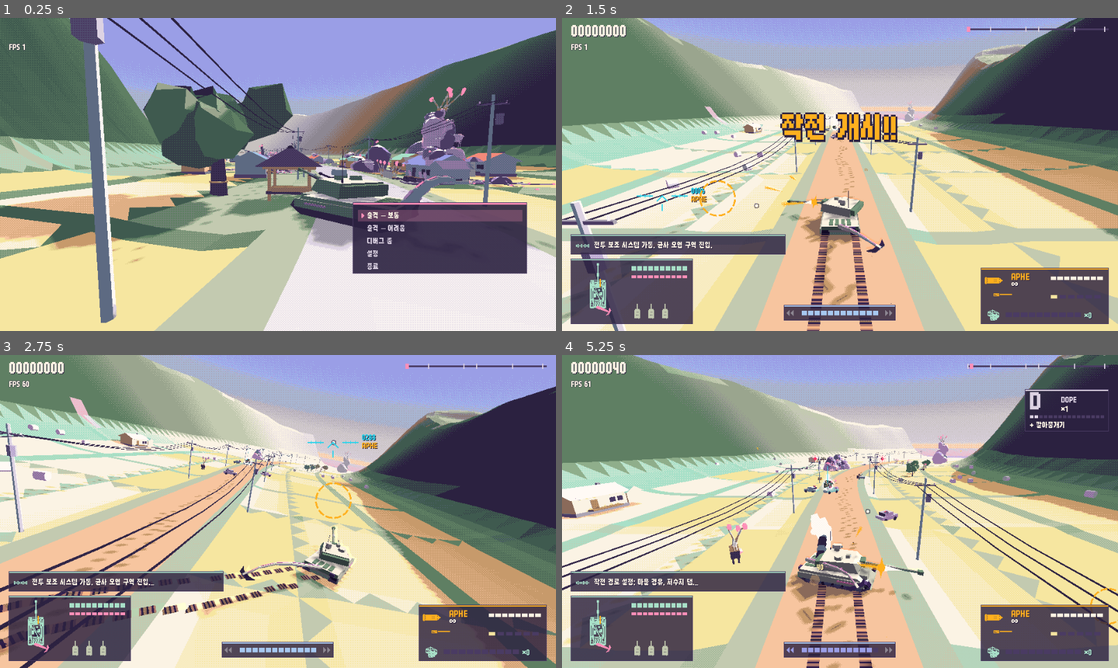
Above: before the commit, frames 1-4 (two rows, left to right).
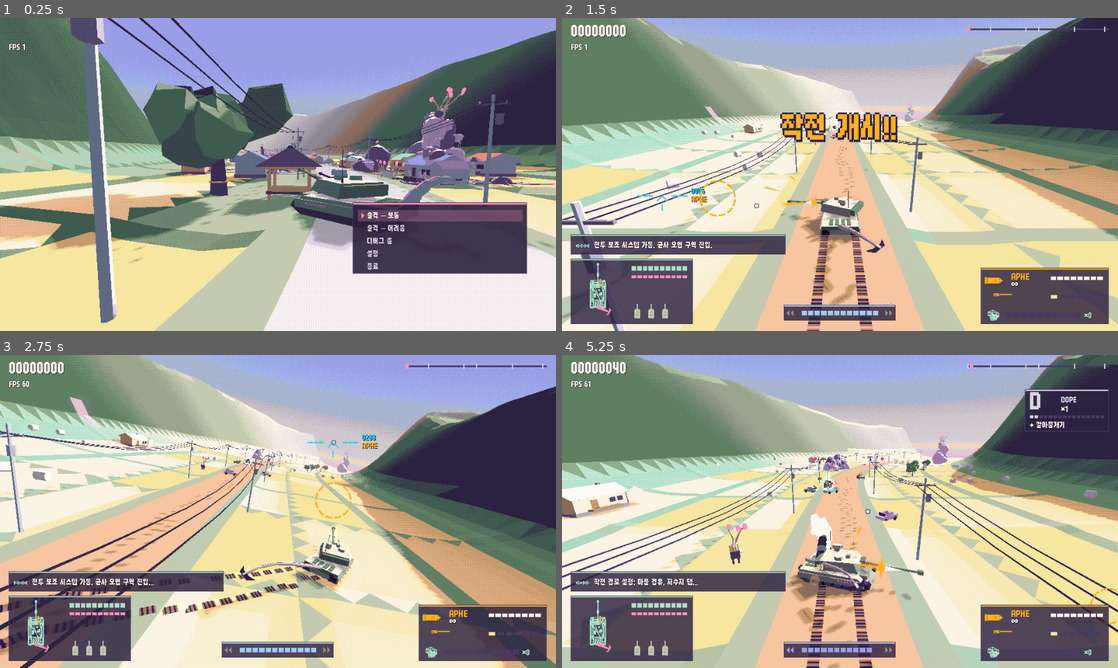
Above: after the commit, the same moments.

Repository: scarf005/orca-class
Game: Godot game, scene res://scenes/main.tscn
The game is run twice, just before and just after one commit, with the same random seed, the same clock (stepped at 60 frames per second) and the same inputs.
Inputs (mouse positions are in pixels of both pictures, inside the frame that each line leads up to):
- Up to frame 1 (0.25 s): no input
- Up to frame 2 (1.5 s): tap Enter (ui_accept) at 0.5 s; drag from (840, 174) to (895, 105) at 0.52 s; drag from (728, 190) to (812, 237) at 1.27 s
- Up to frame 3 (2.75 s): move the mouse to (333, 442) at 2.02 s; hold D (move_right) from 2.03 s (still down); hold E from 2.03 s (still down)
- Up to frame 4 (5.25 s): release D (move_right) at 2.75 s; release E at 2.75 s; drag from (812, 574) to (673, 464) at 2.77 s; move the mouse to (1006, 558) at 3.52 s; hold A (move_left) 3.53-4.25 s; hold Shift 3.53-4.25 s; tap Enter (ui_accept) at 3.77, 4.07 s; drag from (673, 464) to (756, 433) at 4.27 s; move the mouse to (867, 511) at 5.02 s; hold S (move_back) from 5.03 s (still down); tap 9 at 5.1 s; click (867, 511) at 5.17 s

The runs differ from the first frame. In frame 1, 1.8% of the frame differs, in the area x 0-100%, y 0-100%; in frame 2, 3.6%; in frame 3, 4.3%; in frame 4, 3.2%.

Commit message:
feat: light up the fight: bloom, twelve flash lights and flickering fire light

Diff:
--- a/scripts/combat/fx.gd
+++ b/scripts/combat/fx.gd
@@ -6,6 +6,7 @@
 const MAX_PARTICLES := 4000
 const SOFT_CAP := 1200
 const MAX_SCORCH := 60
+const FLASH_LIGHTS := 12 ## Pooled lights for blasts, muzzles and fires; the dimmest one is reused.
 const BLAST_PACE := 0.8 ## Explosions play out in this fraction of their original time.
 const DEBRIS_SIZE := 1.8 ## Flat shards are drawn this much bigger than the size callers ask for.
 const DEBRIS_SMOKE := Color("9c93a3") ## Every flying shard trails a thin line of smoke.
@@ -109,7 +110,7 @@
 		var buffer := PackedFloat32Array()
 		buffer.resize(MAX_PARTICLES * STRIDE[kind])
 		_buffers[kind] = buffer
-	for i in 4:
+	for i in FLASH_LIGHTS:
 		var light := OmniLight3D.new()
 		light.light_color = Palette.PEACH
 		light.omni_range = 14.0
@@ -455,6 +456,8 @@
 			e.tick = 0.1
 			var s: float = e.size
 			var p: Vector3 = e.position + Vector3(randf_range(-1, 1), 0, randf_range(-1, 1)) * s * 0.6
+			# Fires light up what is around them, flickering.
+			light_flash(e.position + Vector3.UP * s, randf_range(2.0, 3.5) * s, Palette.AMBER, 7.0 * s + 4.0)
 			spawn(Kind.FLAME, p, Vector3(0, randf_range(2, 4), 0), randf_range(0.3, 0.6), randf_range(0.4, 0.8) * s, [Palette.BUTTER, Palette.PEACH, Palette.CORAL, Palette.FUNGUS][randi() % 4], {"drag": 1.0})
 			if randf() < 0.6:
 				spawn(Kind.GLOW, p + Vector3.UP * s, Vector3(randf_range(-0.4, 0.4), randf_range(2, 3.5), randf_range(-0.4, 0.4)), randf_range(2.0, 3.0), 0.8 * s, [Palette.ASH, Palette.STONE, Palette.DUSK][randi() % 3], {"end_size": 2.6 * s, "drag": 0.5, "fade": 0.3})
--- a/scripts/world/world.gd
+++ b/scripts/world/world.gd
@@ -386,6 +386,13 @@
 	environment.fog_depth_end = 420.0
 	environment.fog_depth_curve = 1.4
 	environment.fog_sky_affect = 0.0
+	# Fire, flashes and tracers bloom into the scene around them.
+	environment.glow_enabled = true
+	environment.glow_intensity = 0.9
+	environment.glow_strength = 1.1
+	environment.glow_bloom = 0.05
+	environment.glow_hdr_threshold = 0.85
+	environment.glow_blend_mode = Environment.GLOW_BLEND_MODE_ADDITIVE
 	var world_environment := WorldEnvironment.new()
 	world_environment.environment = environment
 	add_child(world_environment)
